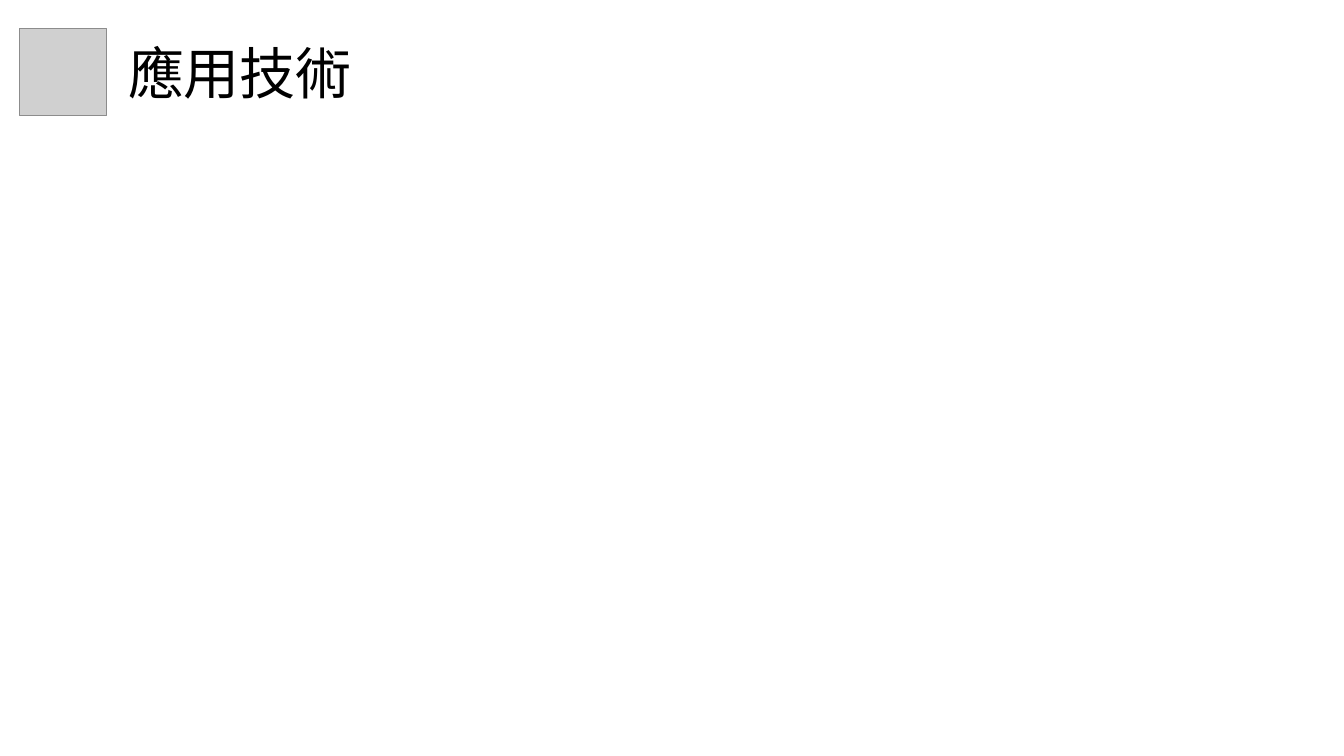
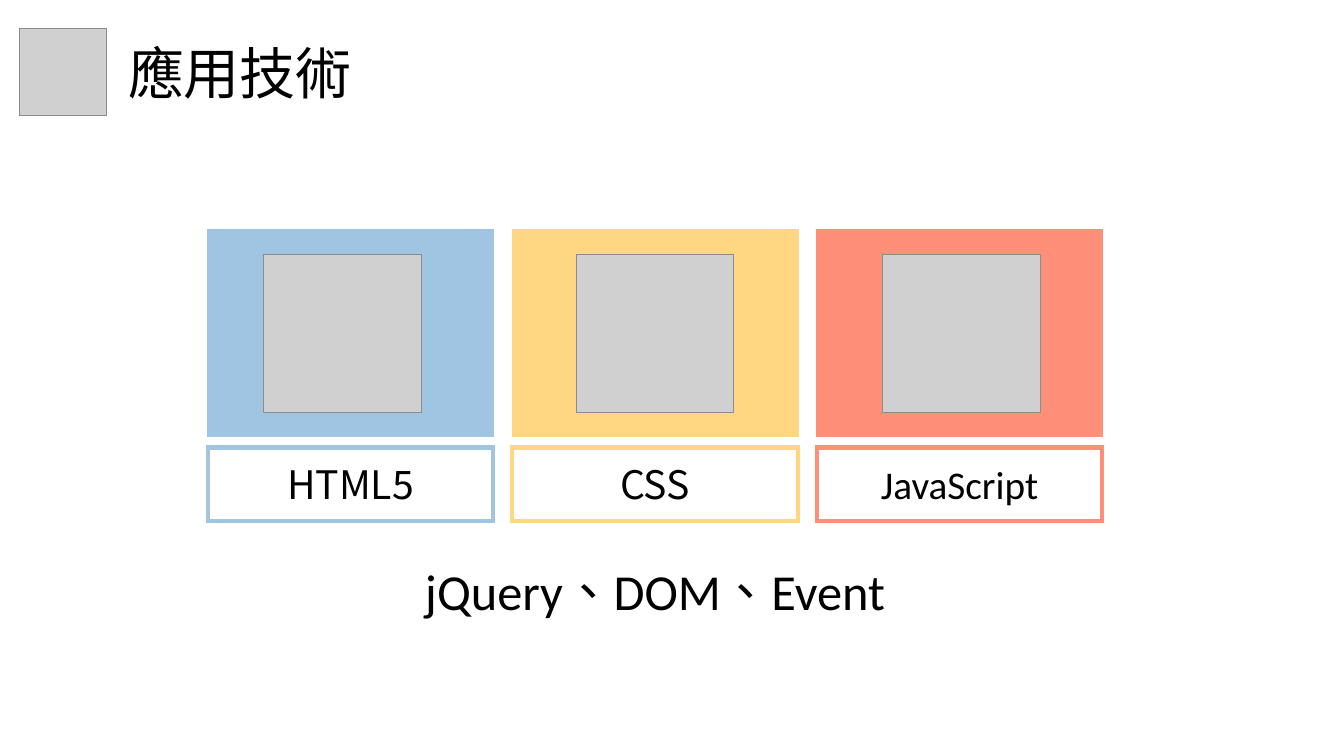
Before and after one commit to steven880913/webProgramFinalProject, a slide deck: slide 10 of 網程期末專案_拼圖遊戲.pptx. Drawn at 1344x756 pixels with LibreOffice and Linux fonts; fonts in the diff are those of the drawing; grey boxes stand for pictures. Boxes give left, top, right and bottom in pixels: in the first picture for what was removed or moved away, otherwise in the second. Text is boxed around its words. In the diff, an @@ line names an element or a change of style, - is before the commit and + after.

```diff
--- a/網程期末專案_拼圖遊戲.pptx
+++ b/網程期末專案_拼圖遊戲.pptx
@@ group added at [208, 230, 1102, 619]: 6 rectangles, 3 pictures, 1 text @@
+HTML5
+CSS
+JavaScript
+jQuery、DOM、Event
```
Also in this commit, not shown: 5 other slides changed.
